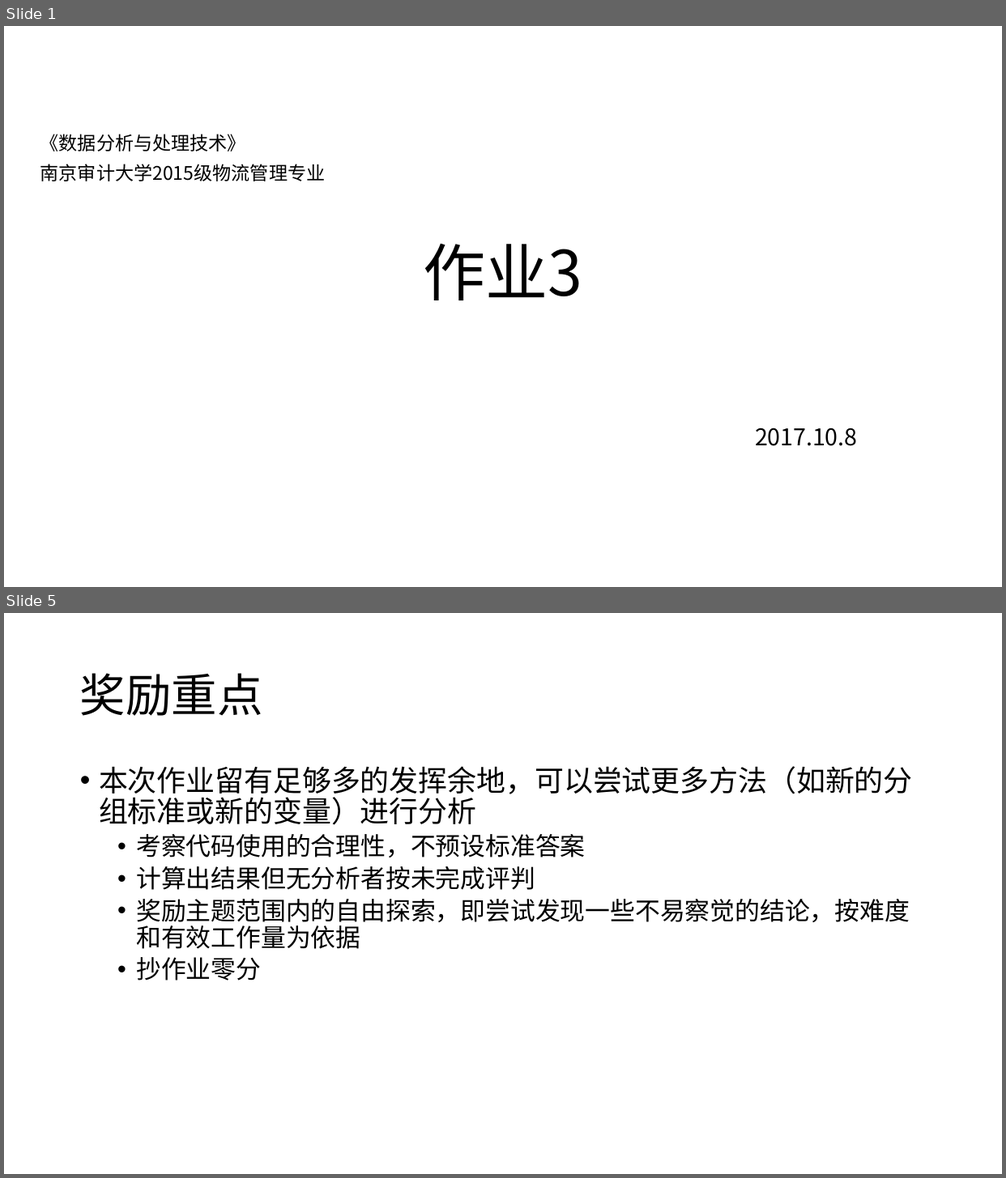
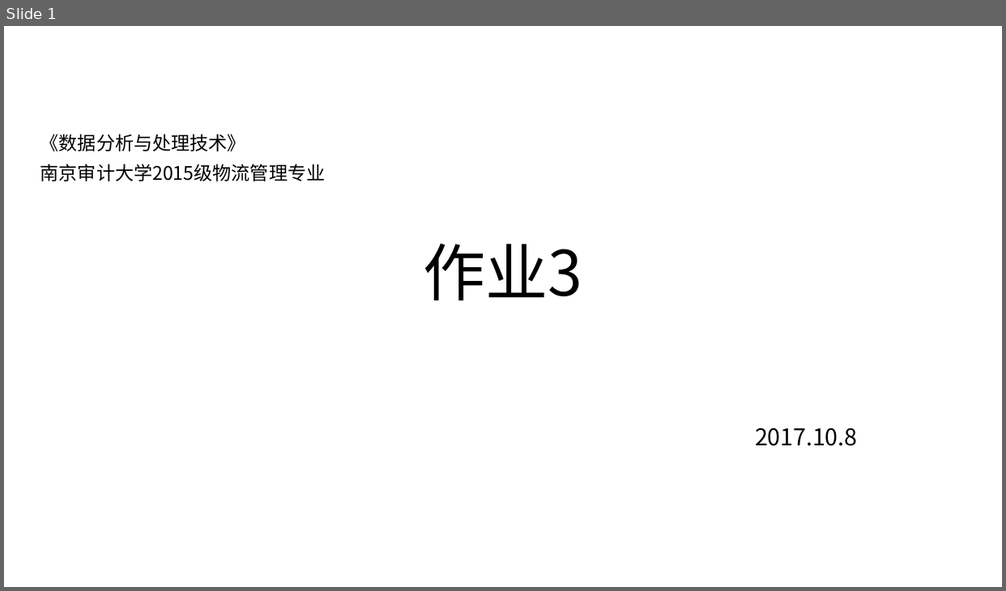
Before and after one commit to exoplanetX/DataAnalytics, a slide deck: 作业3-探索分析.pptx. Shown one above the other, each under a label of ours: slides 1 and 5 before the commit, slide 1 after it; the slides between them are not shown. The pictures are 1006x1178 and 1006x591 pixels, drawn with LibreOffice and Linux fonts; fonts in the diff are those of the drawing. Boxes give left, top, right and bottom in pixels: in the first picture for what was removed or moved away, otherwise in the second. Text is boxed around its words. In the diff, an @@ line names an element or a change of style, - is before the commit and + after.

```diff
--- a/作业3-探索分析.pptx
+++ b/作业3-探索分析.pptx
@@ slide 5 removed at bbox=[4, 613, 1002, 1174], background #FFFFFF @@
@@ title removed at bbox=[80, 673, 263, 716] @@
-奖励重点
@@ text removed at bbox=[99, 766, 913, 981] @@
-• 本次作业留有足够多的发挥余地，可以尝试更多方法（如新的分组标准或新的变量）进行分析
-  • 考察代码使用的合理性，不预设标准答案
-  • 计算出结果但无分析者按未完成评判
-  • 奖励主题范围内的自由探索，即尝试发现一些不易察觉的结论，按难度和有效工作量为依据
-  • 抄作业零分
```
Also in this commit, not shown: 3 slides changed, 4 other files.
